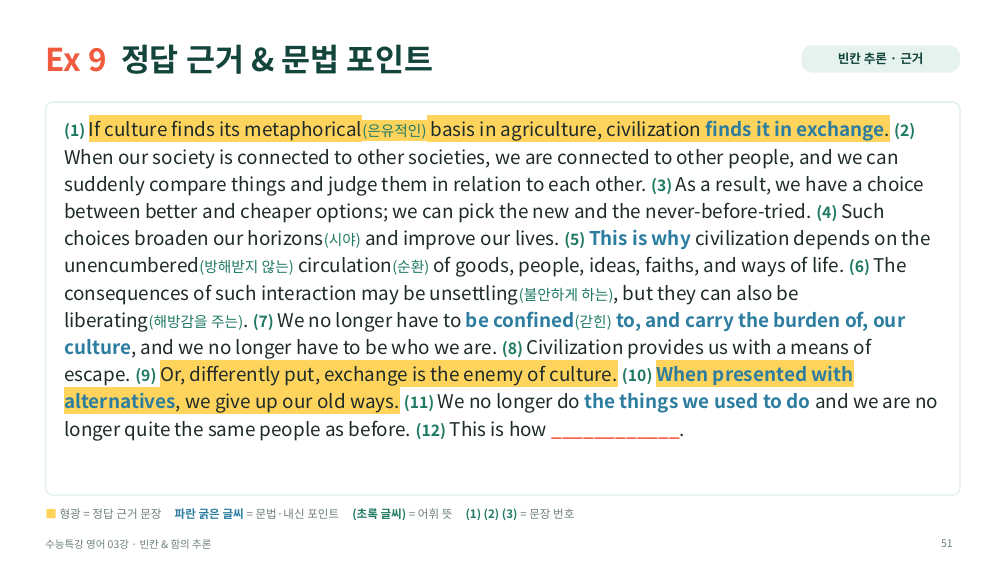
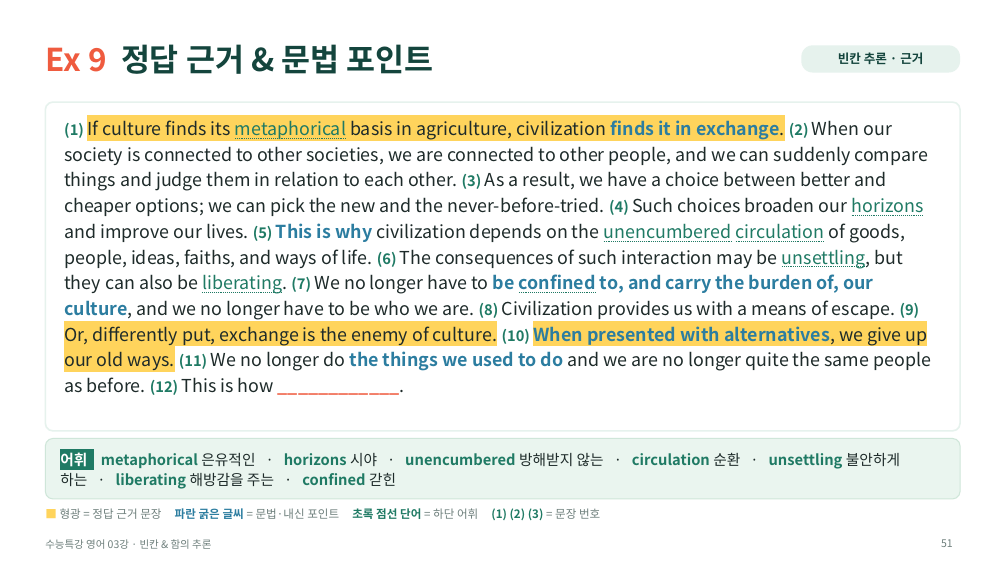
Before and after one commit to HUFSDavid/HUFSDavid, a slide deck: slide 51 of 수능특강_영어_03강_수업PPT.pptx. Drawn at 1008x567 pixels with LibreOffice and Linux fonts; fonts in the diff are those of the drawing. Boxes give left, top, right and bottom in pixels: in the first picture for what was removed or moved away, otherwise in the second. Text is boxed around its words. In the diff, an @@ line names an element or a change of style, - is before the commit and + after.

```diff
--- a/수능특강_영어_03강_수업PPT.pptx
+++ b/수능특강_영어_03강_수업PPT.pptx
@@ rounded rectangle: place and size @@
-rounded rectangle at (45,102,960,495)
+rounded rectangle at (45,102,960,431)
@@ rounded rectangle at (45,102,960,431): proportions changed @@
@@ text at (64,120,931,395): text changed; size 18 to 17 pt @@
-(1) If culture finds its metaphorical(은유적인) basis in agriculture, civilization finds it in exchange. (2) When our society is connected to other societies, we are connected to other people, and we can suddenly compare things and judge them in relation to each other. (3) As a result, we have a choice between better and cheaper options; we can pick the new and the never-before-tried. (4) Such choices broaden our horizons(시야) and improve our lives. (5) This is why civilization depends on the unencumbered(방해받지 않는) circulation(순환) of goods, people, ideas, faiths, and ways of life. (6) The consequences of such interaction may be unsettling(불안하게 하는), but they can also be liberating(해방감을 주는). (7) We no longer have to be confined(갇힌) to, and carry the burden of, our culture, and we no longer have to be who we are. (8) Civilization provides us with a means of escape. (9) Or, differently put, exchange is the enemy of culture. (10) When presented with alternatives, we give up our old ways. (11) We no longer do the things we used to do and we are no longer quite the same people as before. (12) This is how ____________.
+(1) If culture finds its metaphorical basis in agriculture, civilization finds it in exchange. (2) When our society is connected to other societies, we are connected to other people, and we can suddenly compare things and judge them in relation to each other. (3) As a result, we have a choice between better and cheaper options; we can pick the new and the never-before-tried. (4) Such choices broaden our horizons and improve our lives. (5) This is why civilization depends on the unencumbered circulation of goods, people, ideas, faiths, and ways of life. (6) The consequences of such interaction may be unsettling, but they can also be liberating. (7) We no longer have to be confined to, and carry the burden of, our culture, and we no longer have to be who we are. (8) Civilization provides us with a means of escape. (9) Or, differently put, exchange is the enemy of culture. (10) When presented with alternatives, we give up our old ways. (11) We no longer do the things we used to do and we are no longer quite the same people as before. (12) This is how ____________.
@@ rounded rectangle added at (45,439,960,499), fill #EAF5EF, outline #CFE6D9 1 pt @@
@@ text added at (60,452,900,489), 14 pt, text #1F7A64, bold @@
+어휘 metaphorical 은유적인 · horizons 시야 · unencumbered 방해받지 않는 · circulation 순환 · unsettling 불안하게 하는 · liberating 해방감을 주는 · confined 갇힌
@@ text at (60,508,600,520): text changed @@
-■ 형광 = 정답 근거 문장 파란 굵은 글씨 = 문법·내신 포인트 (초록 글씨) = 어휘 뜻 (1) (2) (3) = 문장 번호
+■ 형광 = 정답 근거 문장 파란 굵은 글씨 = 문법·내신 포인트 초록 점선 단어 = 하단 어휘 (1) (2) (3) = 문장 번호
```
Also in this commit, not shown: 11 other slides changed.
